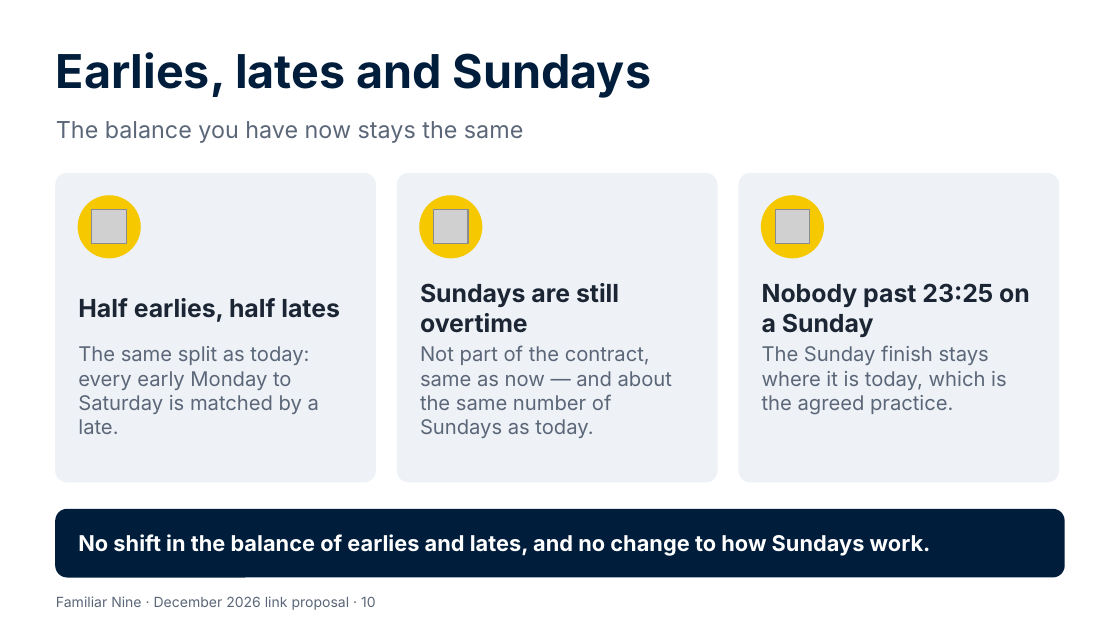
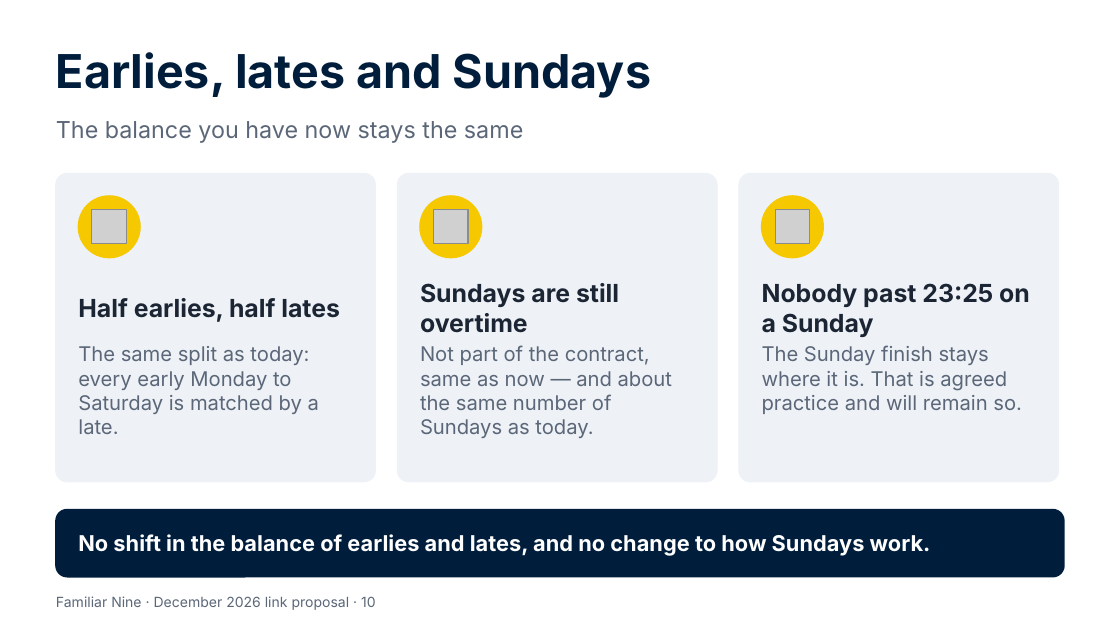
Before and after one commit to Garethdavidmiller/roster-app, a slide deck: slide 10 of docs/proposals/presentations/Familiar-Nine-for-colleagues.pptx. Drawn at 1120x630 pixels with LibreOffice and Linux fonts; fonts in the diff are those of the drawing; grey boxes stand for pictures. Boxes give left, top, right and bottom in pixels: in the first picture for what was removed or moved away, otherwise in the second. Text is boxed around its words. In the diff, an @@ line names an element or a change of style, - is before the commit and + after.

```diff
--- a/docs/proposals/presentations/Familiar-Nine-for-colleagues.pptx
+++ b/docs/proposals/presentations/Familiar-Nine-for-colleagues.pptx
@@ text at bbox=[762, 345, 1022, 414]: text changed @@
-The Sunday finish stays where it is today, which is the agreed practice.
+The Sunday finish stays where it is. That is agreed practice and will remain so.
```
Also in this commit, not shown: 2 other slides changed, 37 other files.
